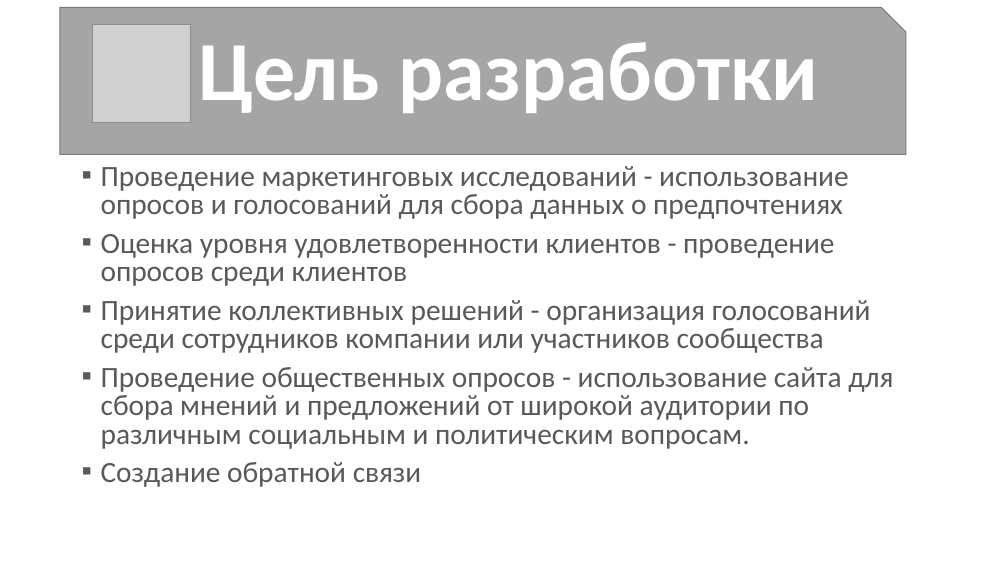
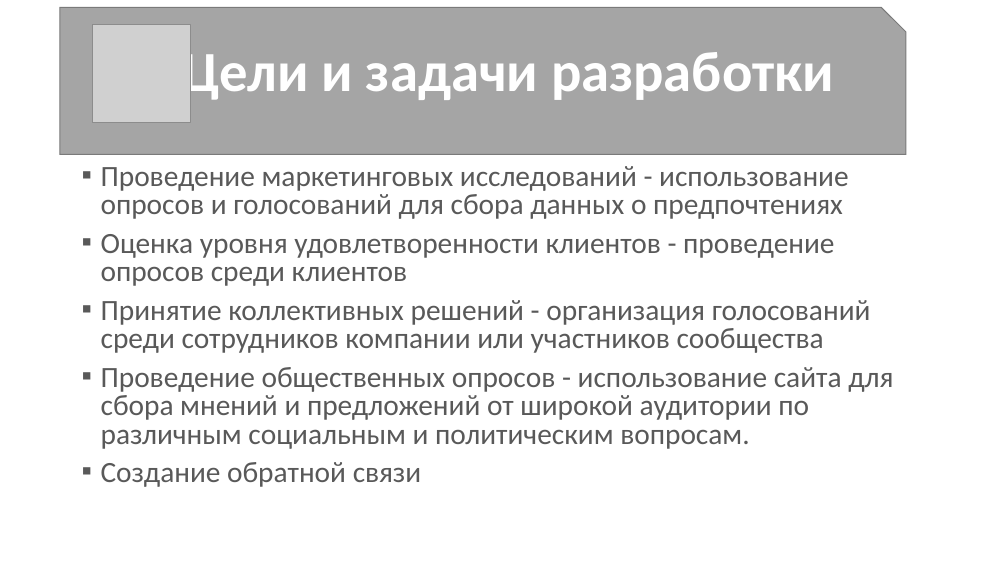
Before and after one commit to huggegg/kursa4, a slide deck: slide 3 of документы курсовой/проект.pptx. Drawn at 1008x567 pixels with LibreOffice and Linux fonts; fonts in the diff are those of the drawing; grey boxes stand for pictures. Boxes give left, top, right and bottom in pixels: in the first picture for what was removed or moved away, otherwise in the second. Text is boxed around its words. In the diff, an @@ line names an element or a change of style, - is before the commit and + after.

```diff
--- a/документы курсовой/проект.pptx
+++ b/документы курсовой/проект.pptx
@@ title at (183, 44, 834, 105): text changed; size 80 to 54 pt @@
-Цель разработки
+Цели и задачи разработки
```
Also in this commit, not shown: 4 other slides changed, 3 slides added, 1 other file.
